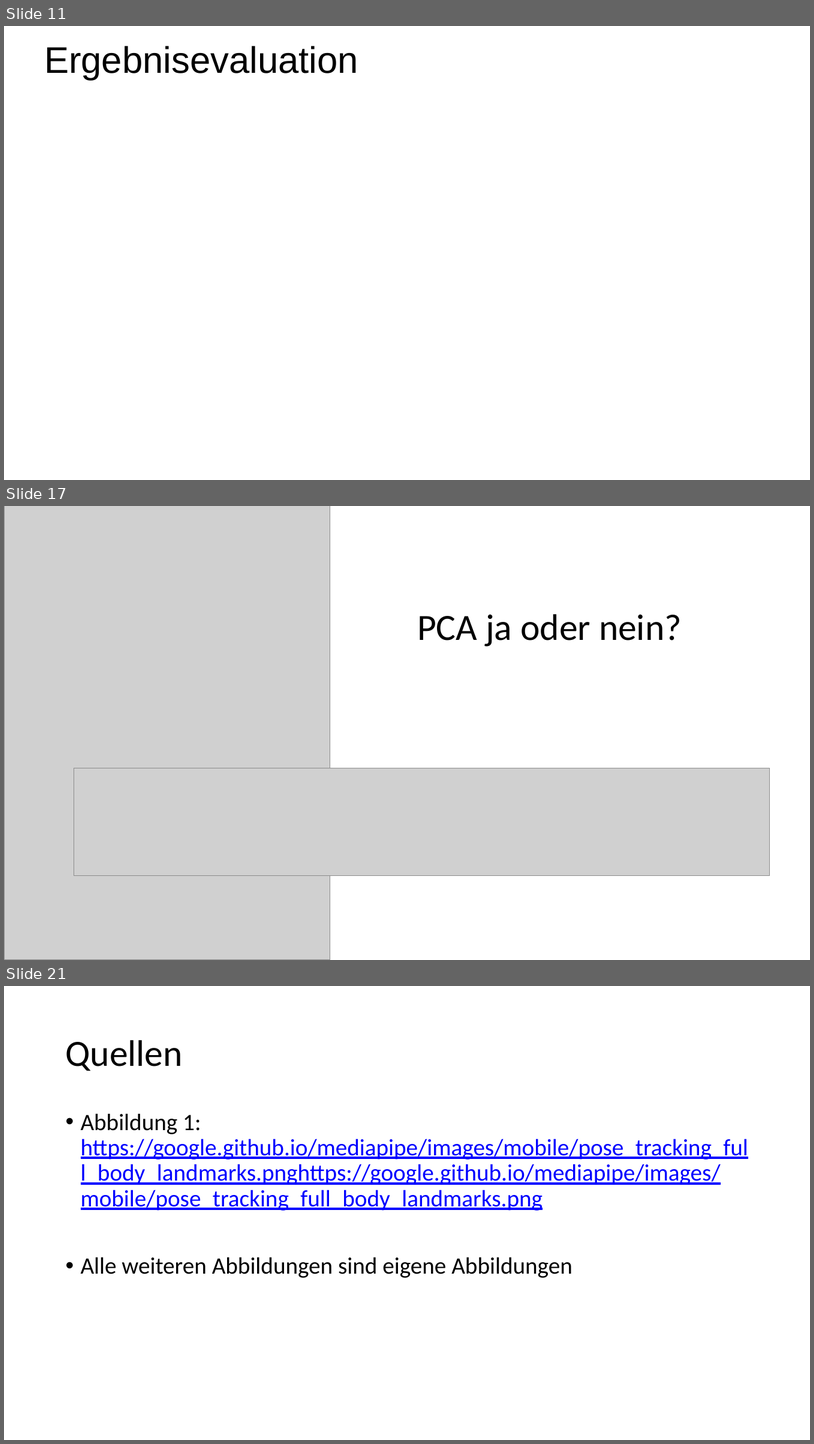
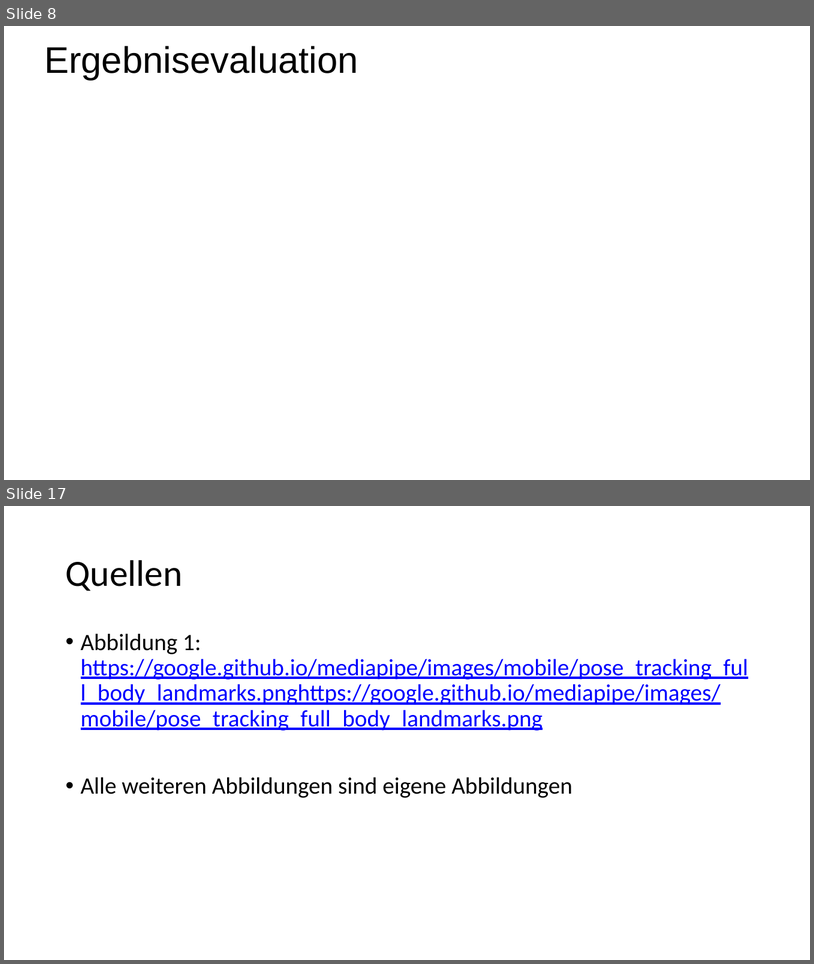
Before and after one commit to maxlevv/Gesture-Detection, a slide deck: presentation_final_project.pptx. Shown one above the other, each under a label of ours: slides 11, 17 and 21 before the commit, slides 8 and 17 after it; the slides between them are not shown. The pictures are 814x1444 and 814x964 pixels, drawn with LibreOffice and Linux fonts; fonts in the diff are those of the drawing; grey boxes stand for pictures; background and template pictures are left out. Boxes give left, top, right and bottom in pixels: in the first picture for what was removed or moved away, otherwise in the second. Text is boxed around its words. In the diff, an @@ line names an element or a change of style, - is before the commit and + after.

```diff
--- a/presentation_final_project.pptx
+++ b/presentation_final_project.pptx
@@ slide 17 removed at (x1=4, y1=506, x2=810, y2=960), background #FFFFFF @@
@@ picture removed at (x1=4, y1=506, x2=330, y2=959) @@
@@ title removed at (x1=417, y1=614, x2=682, y2=646) @@
-PCA ja oder nein?
@@ picture removed at (x1=74, y1=768, x2=770, y2=876) @@
@@ what was slide 11 is now slide 8 @@
@@ what was slide 21 is now slide 17 @@
```
Also in this commit, not shown: 10 slides changed, 5 slides added, 8 other slides removed.
